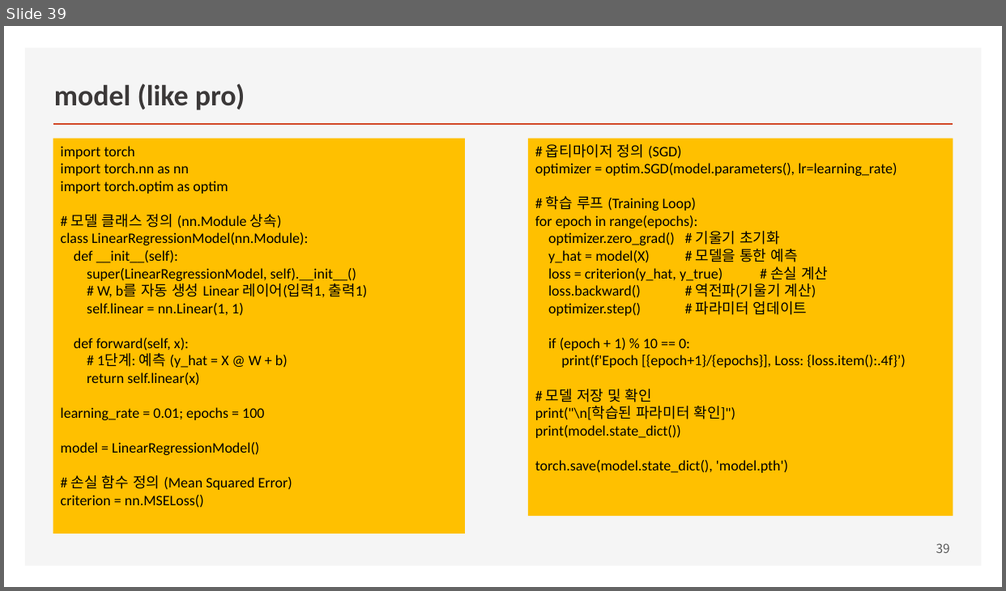
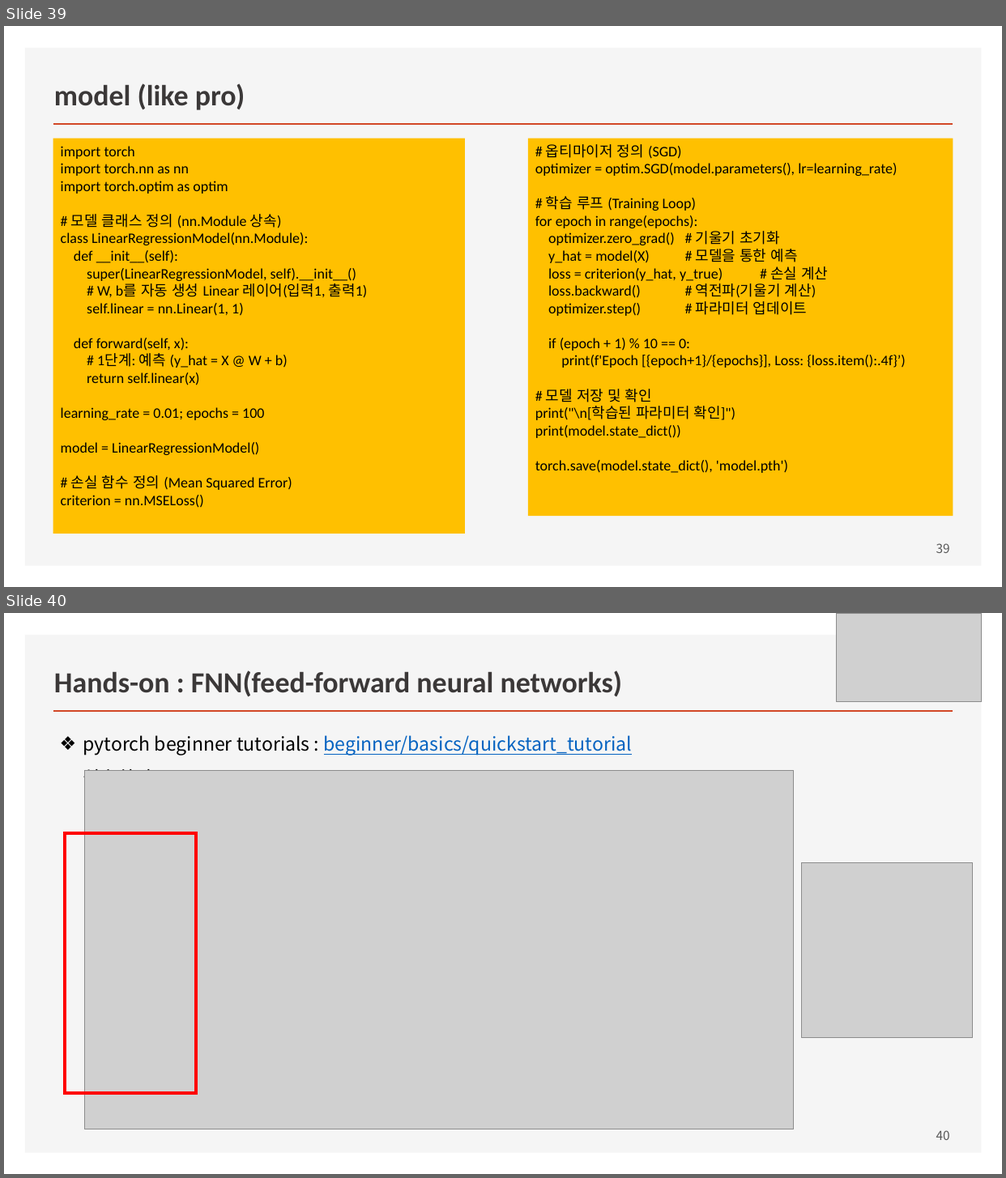
Before and after one commit to ancestor9/mathematics-for-machine-learning, a slide deck: Linear_Algebra/w5_02_Deep_Learning_with_pytorch.pptx. Shown one above the other, each under a label of ours: slide 39 before the commit, slides 39 and 40 after it. The pictures are 1006x591 and 1006x1178 pixels, drawn with LibreOffice and Linux fonts; fonts in the diff are those of the drawing; grey boxes stand for pictures. Boxes give left, top, right and bottom in pixels: in the first picture for what was removed or moved away, otherwise in the second. Text is boxed around its words. In the diff, an @@ line names an element or a change of style, - is before the commit and + after.

```diff
--- a/Linear_Algebra/w5_02_Deep_Learning_with_pytorch.pptx
+++ b/Linear_Algebra/w5_02_Deep_Learning_with_pytorch.pptx
@@ slide 40 added at bbox=[4, 613, 1002, 1174], background #FFFFFF; not listed: 2 template elements that a slide beside it also shows @@
@@ picture added at bbox=[837, 613, 982, 702] @@
@@ title added at bbox=[54, 671, 622, 697], 28 pt, text #3B3838, bold @@
+Hands-on : FNN(feed-forward neural networks)
@@ text added at bbox=[83, 735, 632, 790], 18 pt, text #0563C1, underline @@
+❖ pytorch beginner tutorials : beginner/basics/quickstart_tutorial 실습하기
@@ picture added at bbox=[85, 771, 794, 1130] @@
@@ rectangle added at bbox=[65, 834, 196, 1093], outline #FF0000 3 pt @@
@@ picture added at bbox=[802, 862, 973, 1037] @@
@@ page number added at bbox=[936, 1131, 950, 1140], 12 pt, text #595959 @@
+40
```
Also in this commit, not shown: 1 other slide added, 1 slide removed.
